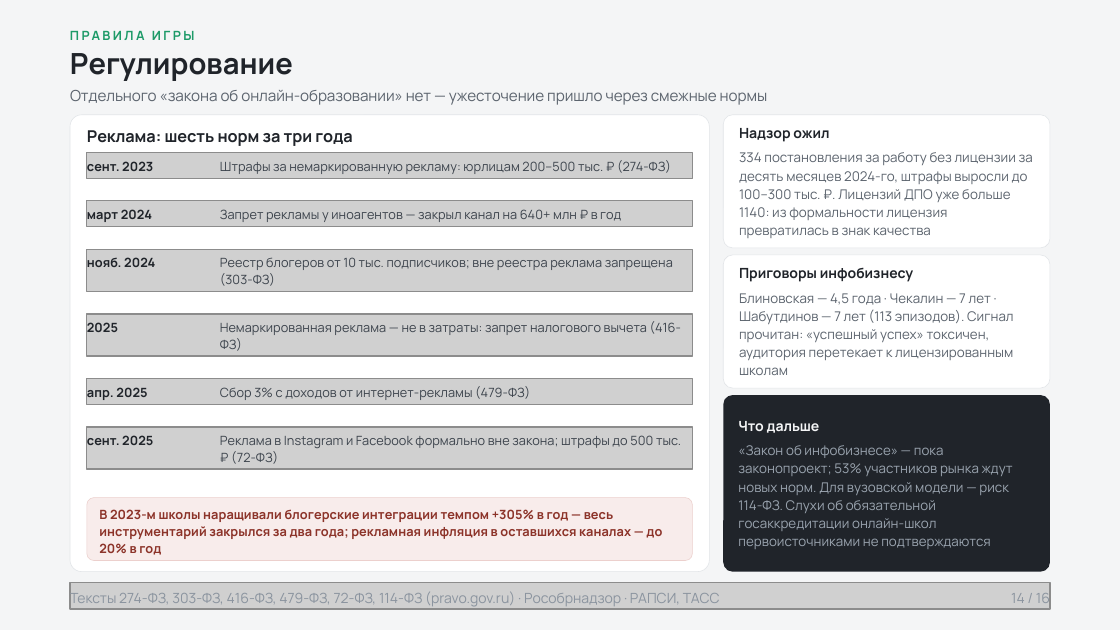
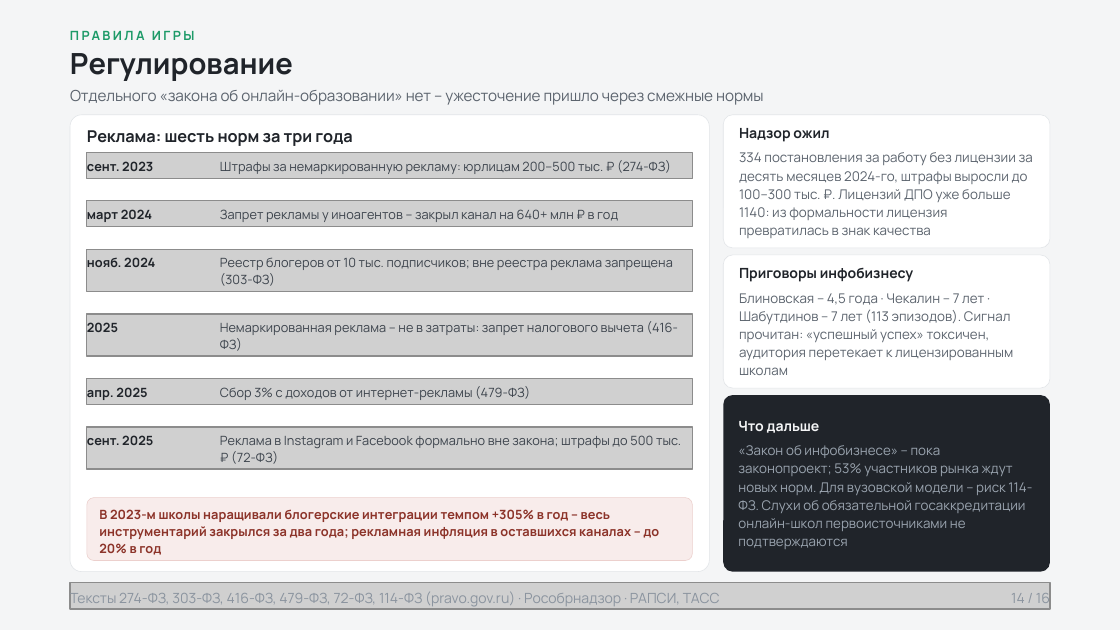
Before and after one commit to Alastor1991/freelance-portfolio, a slide deck: slide 14 of projects/05-online-obrazovanie/source/presentation-show.pptx. Drawn at 1120x630 pixels with LibreOffice and Linux fonts; fonts in the diff are those of the drawing; grey boxes stand for pictures. Boxes give left, top, right and bottom in pixels: in the first picture for what was removed or moved away, otherwise in the second. Text is boxed around its words. In the diff, an @@ line names an element or a change of style, - is before the commit and + after.

```diff
--- a/projects/05-online-obrazovanie/source/presentation-show.pptx
+++ b/projects/05-online-obrazovanie/source/presentation-show.pptx
@@ text at (70,90,764,105): text changed @@
-Отдельного «закона об онлайн-образовании» нет — ужесточение пришло через смежные нормы
+Отдельного «закона об онлайн-образовании» нет – ужесточение пришло через смежные нормы
@@ text at (220,209,618,222): text changed @@
-Запрет рекламы у иноагентов — закрыл канал на 640+ млн ₽ в год
+Запрет рекламы у иноагентов – закрыл канал на 640+ млн ₽ в год
@@ text at (739,293,1013,375): text changed @@
-Блиновская — 4,5 года · Чекалин — 7 лет · Шабутдинов — 7 лет (113 эпизодов). Сигнал прочитан: «успешный успех» токсичен, аудитория перетекает к лицензированным школам
+Блиновская – 4,5 года · Чекалин – 7 лет · Шабутдинов – 7 лет (113 эпизодов). Сигнал прочитан: «успешный успех» токсичен, аудитория перетекает к лицензированным школам
@@ text at (220,321,678,351): text changed @@
-Немаркированная реклама — не в затраты: запрет налогового вычета (416-ФЗ)
+Немаркированная реклама – не в затраты: запрет налогового вычета (416-ФЗ)
@@ text at (738,445,1032,549): text changed @@
-«Закон об инфобизнесе» — пока законопроект; 53% участников рынка ждут новых норм. Для вузовской модели — риск 114-ФЗ. Слухи об обязательной госаккредитации онлайн-школ первоисточниками не подтверждаются
+«Закон об инфобизнесе» – пока законопроект; 53% участников рынка ждут новых норм. Для вузовской модели – риск 114-ФЗ. Слухи об обязательной госаккредитации онлайн-школ первоисточниками не подтверждаются
@@ text in rounded rectangle at (99,509,659,555): text changed @@
-В 2023-м школы наращивали блогерские интеграции темпом +305% в год — весь инструментарий закрылся за два года; рекламная инфляция в оставшихся каналах — до 20% в год
+В 2023-м школы наращивали блогерские интеграции темпом +305% в год – весь инструментарий закрылся за два года; рекламная инфляция в оставшихся каналах – до 20% в год
```
Also in this commit, not shown: 17 other slides changed, 10 other files.
